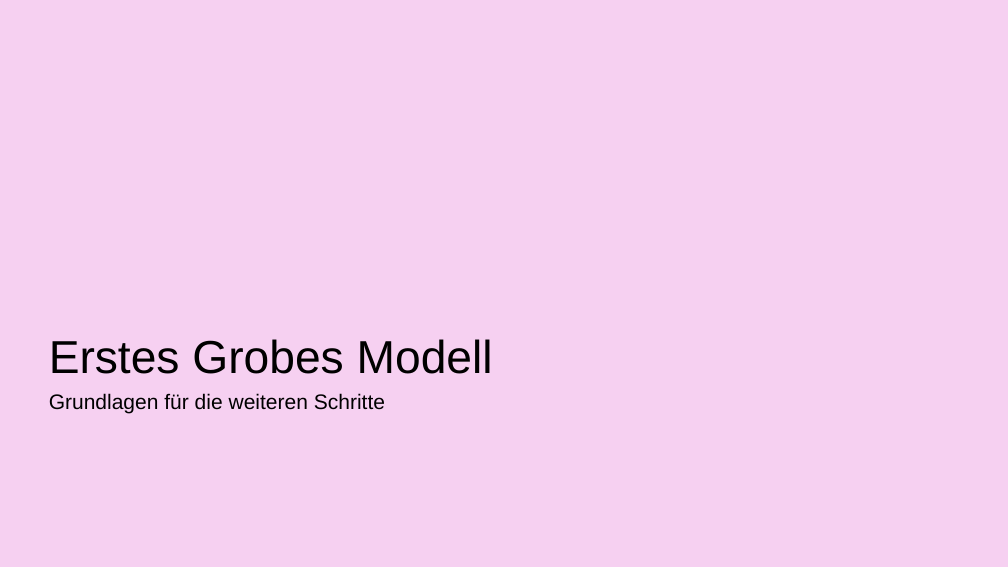
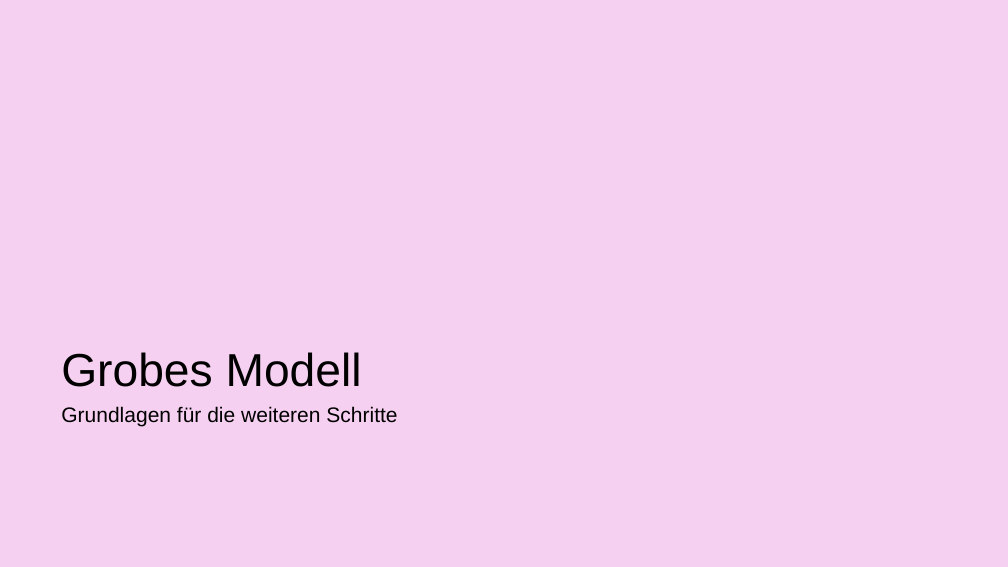
Before and after one commit to AnnaLiviaMartin/rs-smart-home, a slide deck: slide 13 of presentation/Smart_Home_Zugangskontrollsystem.pptx (slide 12 before the commit). Drawn at 1008x567 pixels with LibreOffice and Linux fonts; fonts in the diff are those of the drawing; background and template pictures are left out. Boxes give left, top, right and bottom in pixels: in the first picture for what was removed or moved away, otherwise in the second. Text is boxed around its words. In the diff, an @@ line names an element or a change of style, - is before the commit and + after.

```diff
--- a/presentation/Smart_Home_Zugangskontrollsystem.pptx
+++ b/presentation/Smart_Home_Zugangskontrollsystem.pptx
@@ text at (61, 352, 362, 387): text changed @@
-Erstes Grobes Modell
+Grobes Modell
@@ text "Grundlagen für die weiteren Schritte": place and size @@
-text "Grundlagen für die weiteren Schritte" at (49, 393, 385, 414)
+text "Grundlagen für die weiteren Schritte" at (61, 406, 397, 426)
```
Also in this commit, not shown: 9 other slides changed, 9 slides added.
